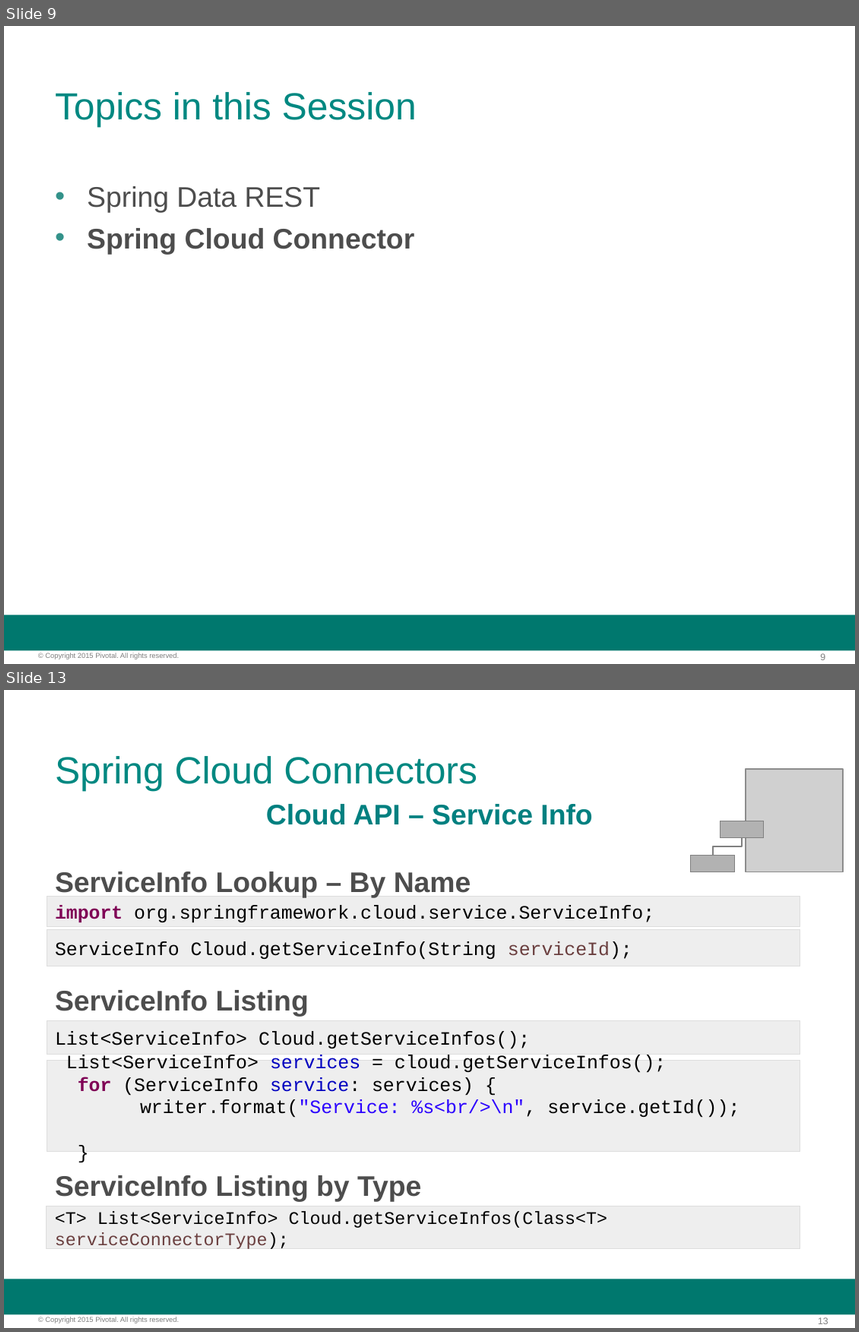
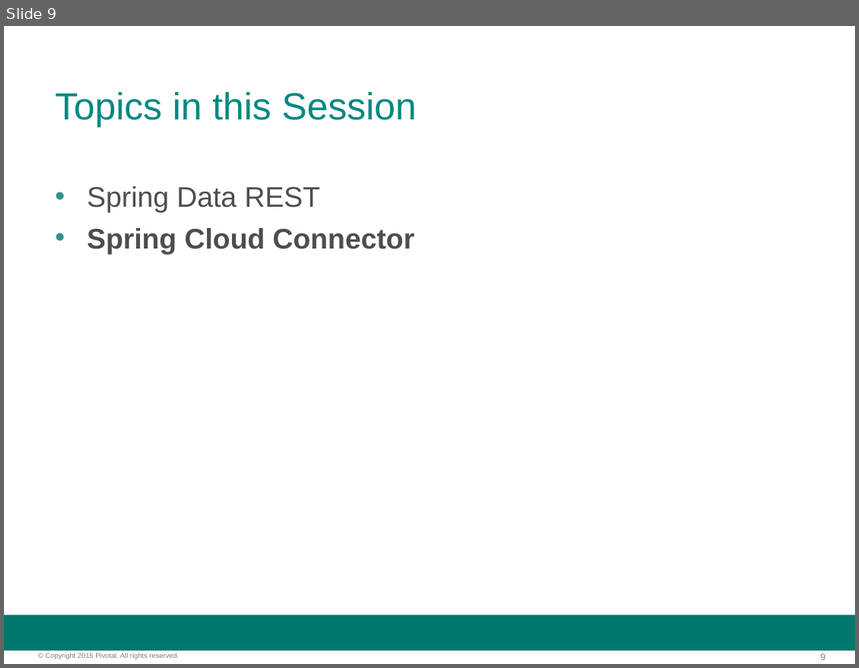
Before and after one commit to ChenLinBo/MigratingAMonolithApplicationToCloudNative, a slide deck: sessions/slides/session-03-rest-cloud-connector.odp. Shown one above the other, each under a label of ours: slides 9 and 13 before the commit, slide 9 after it; the slides between them are not shown. The pictures are 859x1332 and 859x668 pixels, drawn with LibreOffice and Linux fonts; fonts in the diff are those of the drawing; grey boxes stand for pictures; background and template pictures are left out. Boxes give left, top, right and bottom in pixels: in the first picture for what was removed or moved away, otherwise in the second. Text is boxed around its words. In the diff, an @@ line names an element or a change of style, - is before the commit and + after.

Commit message:
03 cloud connector slides - improved examples

```diff
--- a/sessions/slides/session-03-rest-cloud-connector.odp
+++ b/sessions/slides/session-03-rest-cloud-connector.odp
@@ slide 13 removed at [4,690,855,1328], background #FFFFFF; not listed: 3 template elements that a slide beside it also shows @@
@@ title removed at [55,756,477,791] @@
-Spring Cloud Connectors
@@ picture removed at [746,769,842,872] @@
@@ text removed at [266,804,592,825] @@
-Cloud API – Service Info
@@ rectangle removed at [720,821,763,838] @@
@@ elbow line removed from (713, 855) to (742, 838) @@
@@ text removed at [55,872,471,898] @@
-ServiceInfo Lookup – By Name
@@ rectangle removed at [691,855,734,872] @@
@@ rectangle removed at [47,897,800,927] @@
-import org.springframework.cloud.service.ServiceInfo;
@@ rectangle removed at [47,930,800,967] @@
-ServiceInfo Cloud.getServiceInfo(String serviceId);
@@ text removed at [55,990,309,1017] @@
-ServiceInfo Listing
@@ rectangle removed at [47,1021,800,1054] @@
-List<ServiceInfo> Cloud.getServiceInfos();
@@ rectangle removed at [47,1061,800,1152] @@
-List<ServiceInfo> services = cloud.getServiceInfos();
-for (ServiceInfo service: services) {
-writer.format("Service: %s<br/>\n", service.getId());
-}
@@ text removed at [55,1176,421,1202] @@
-ServiceInfo Listing by Type
@@ rectangle removed at [47,1207,800,1249] @@
-<T> List<ServiceInfo> Cloud.getServiceInfos(Class<T> serviceConnectorType);
```
Also in this commit, not shown: 2 slides changed, 1 slide added, 3 other slides removed, 2 other files.
